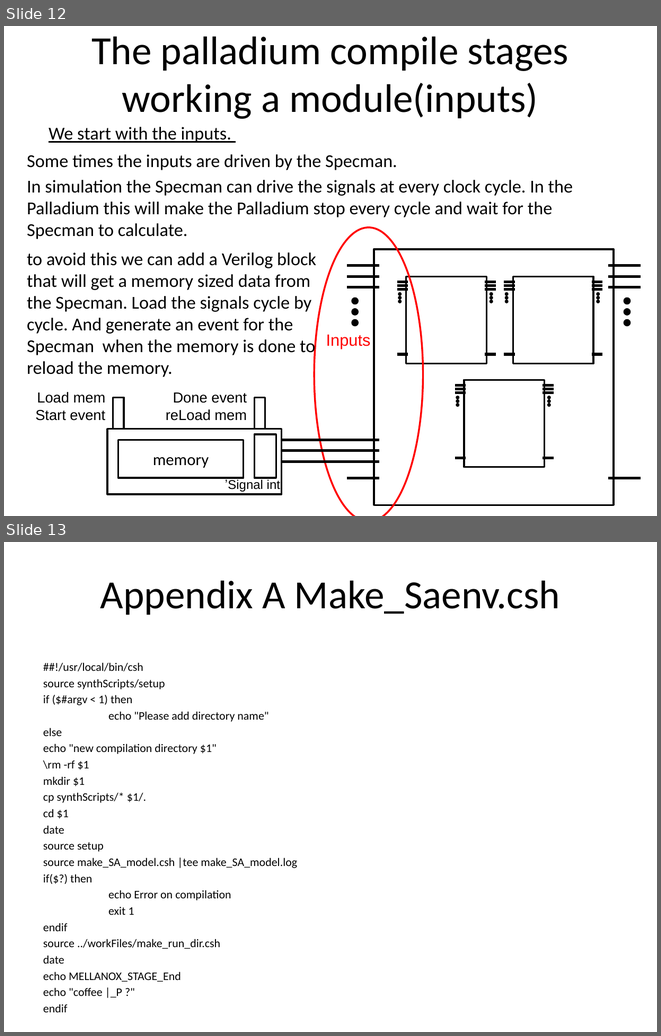
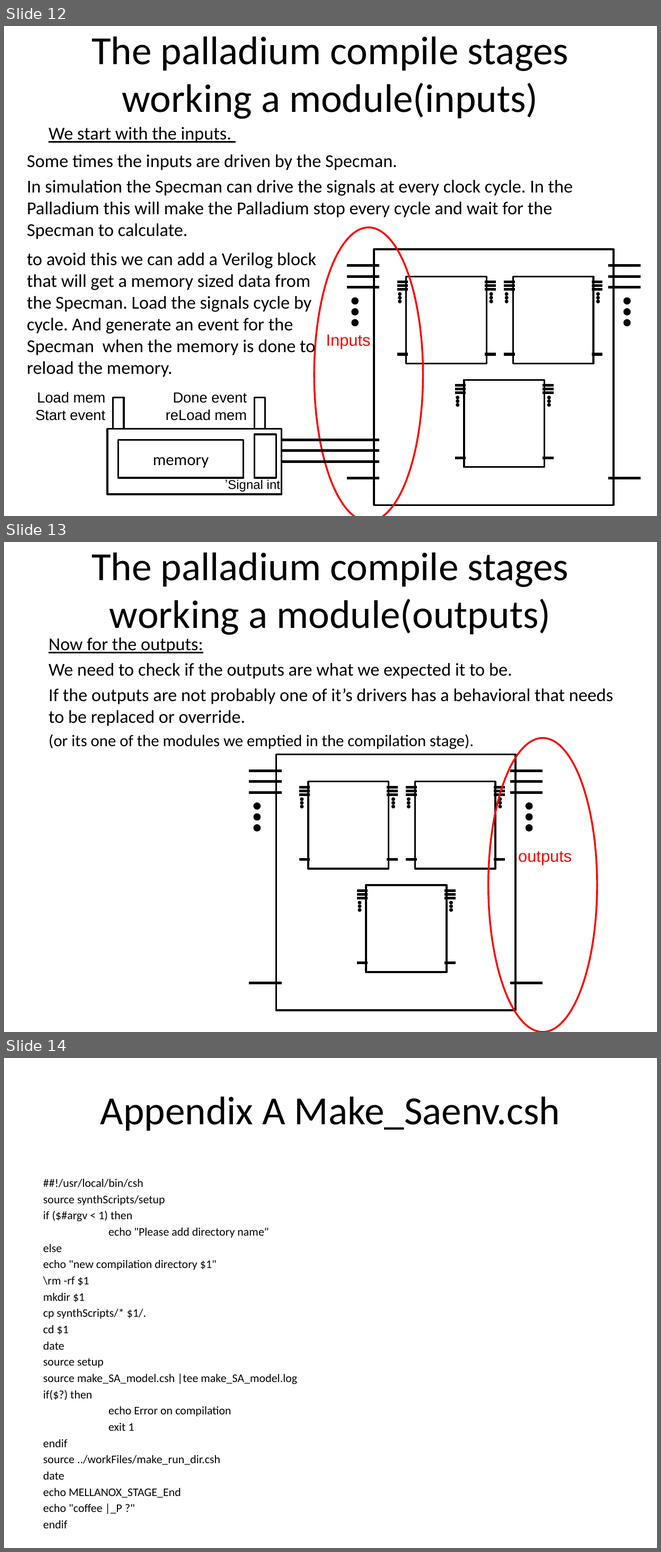
Before and after one commit to zahike/Palladium, a slide deck: Simulation Acceleration tutoria.pptx. Shown one above the other, each under a label of ours: slides 12 and 13 before the commit, slides 12, 13 and 14 after it. The pictures are 661x1036 and 661x1552 pixels, drawn with LibreOffice and Linux fonts; fonts in the diff are those of the drawing. Boxes give left, top, right and bottom in pixels: in the first picture for what was removed or moved away, otherwise in the second. Text is boxed around its words. In the diff, an @@ line names an element or a change of style, - is before the commit and + after.

Commit message:
add working module outputs

```diff
--- a/Simulation Acceleration tutoria.pptx
+++ b/Simulation Acceleration tutoria.pptx
@@ slide 13 added at bbox=[4, 542, 657, 1032], background #FFFFFF @@
@@ title added at bbox=[91, 552, 569, 635], 44 pt, text #000000 @@
+The palladium compile stages
+working a module(outputs)
@@ text added at bbox=[49, 637, 613, 749], 20 pt, text #000000 @@
+Now for the outputs:
+We need to check if the outputs are what we expected it to be.
+If the outputs are not probably one of it’s drivers has a behavioral that needs to be replaced or override.
+(or its one of the modules we emptied in the compilation stage).
@@ ellipse added at bbox=[488, 738, 598, 1032], outline #FF0000 2 pt @@
@@ rectangle added at bbox=[276, 754, 516, 1010], outline #000000 2 pt @@
@@ line added from (249, 770) to (282, 770), #000000 3 pt @@
@@ line added from (510, 770) to (542, 770), #000000 3 pt @@
@@ line added from (249, 782) to (282, 782), #000000 3 pt @@
@@ line added from (249, 792) to (282, 792), #000000 3 pt @@
@@ line added from (510, 782) to (542, 782), #000000 3 pt @@
@@ line added from (510, 792) to (542, 792), #000000 3 pt @@
@@ ellipse added at bbox=[254, 803, 259, 809], fill #000000, outline #000000 2 pt @@
@@ group added at bbox=[299, 782, 398, 868]: 8 lines, 6 ellipses, 1 rectangle @@
@@ group added at bbox=[406, 782, 505, 868]: 8 lines, 6 ellipses, 1 rectangle @@
@@ ellipse added at bbox=[527, 803, 531, 809], fill #000000, outline #000000 2 pt @@
@@ ellipse added at bbox=[254, 814, 259, 820], fill #000000, outline #000000 2 pt @@
@@ ellipse added at bbox=[254, 824, 259, 830], fill #000000, outline #000000 2 pt @@
@@ ellipse added at bbox=[527, 814, 531, 820], fill #000000, outline #000000 2 pt @@
@@ ellipse added at bbox=[527, 824, 531, 830], fill #000000, outline #000000 2 pt @@
@@ text added at bbox=[518, 851, 572, 864], 18 pt, text #FF0000 @@
+outputs
@@ group added at bbox=[356, 885, 456, 972]: 8 lines, 6 ellipses, 1 rectangle @@
@@ line added from (249, 983) to (282, 983), #000000 3 pt @@
@@ line added from (510, 983) to (542, 983), #000000 3 pt @@
@@ what was slide 13 is now slide 14 @@
```
Also in this commit, not shown: 2 slides changed.
